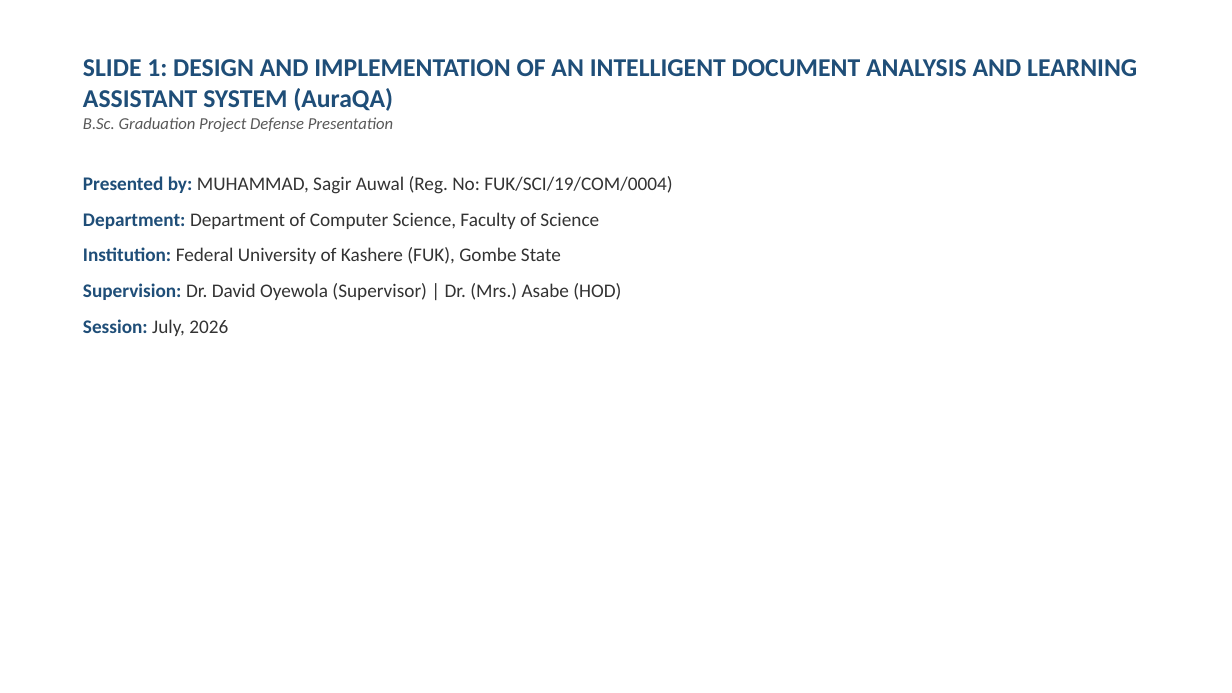
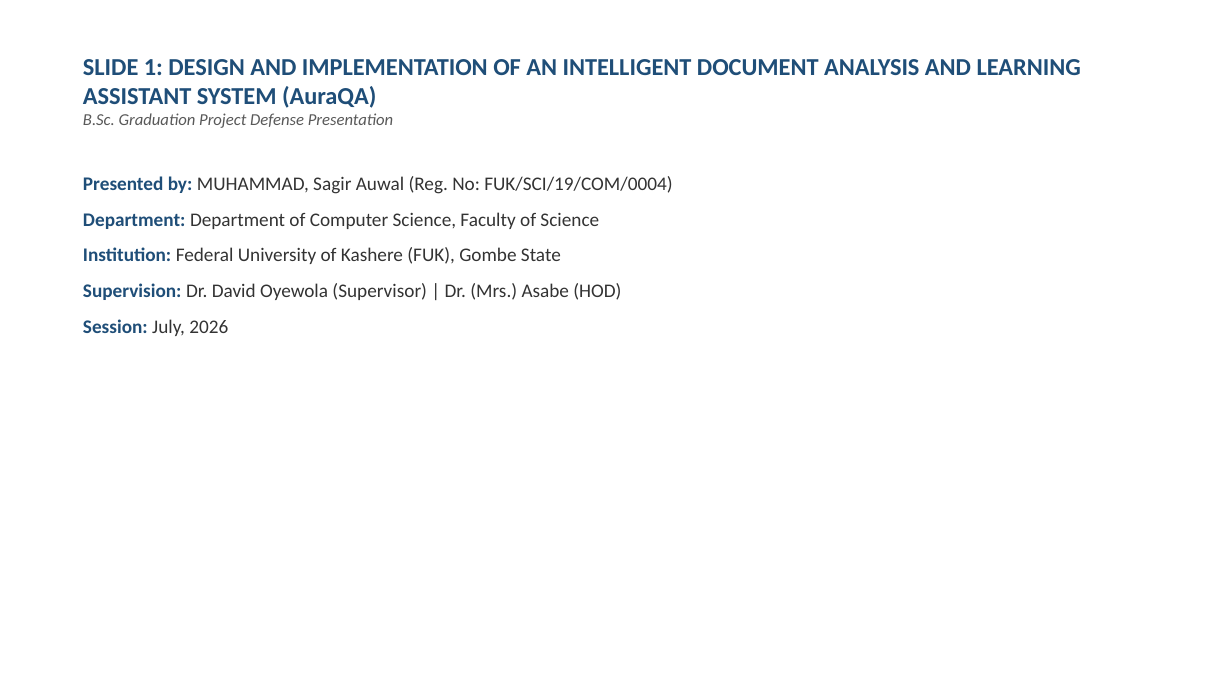
Before and after one commit to SageerAuwal/AuraQA, a slide deck: slide 1 of Professional_Project_Defense_Presentation_AuraQA.pptx. Drawn at 1232x693 pixels with LibreOffice and Linux fonts; fonts in the diff are those of the drawing. Boxes give left, top, right and bottom in pixels: in the first picture for what was removed or moved away, otherwise in the second. Text is boxed around its words. In the diff, an @@ line names an element or a change of style, - is before the commit and + after.

```diff
--- a/Professional_Project_Defense_Presentation_AuraQA.pptx
+++ b/Professional_Project_Defense_Presentation_AuraQA.pptx
@@ text at (x1=83, y1=59, x2=1081, y2=108): size 20 to 19 pt in "SLIDE 1: DESIGN AND IMPLEMENTATION OF AN ..." @@
```
Also in this commit, not shown: 6 other slides changed, 4 slides removed, 2 other files.
